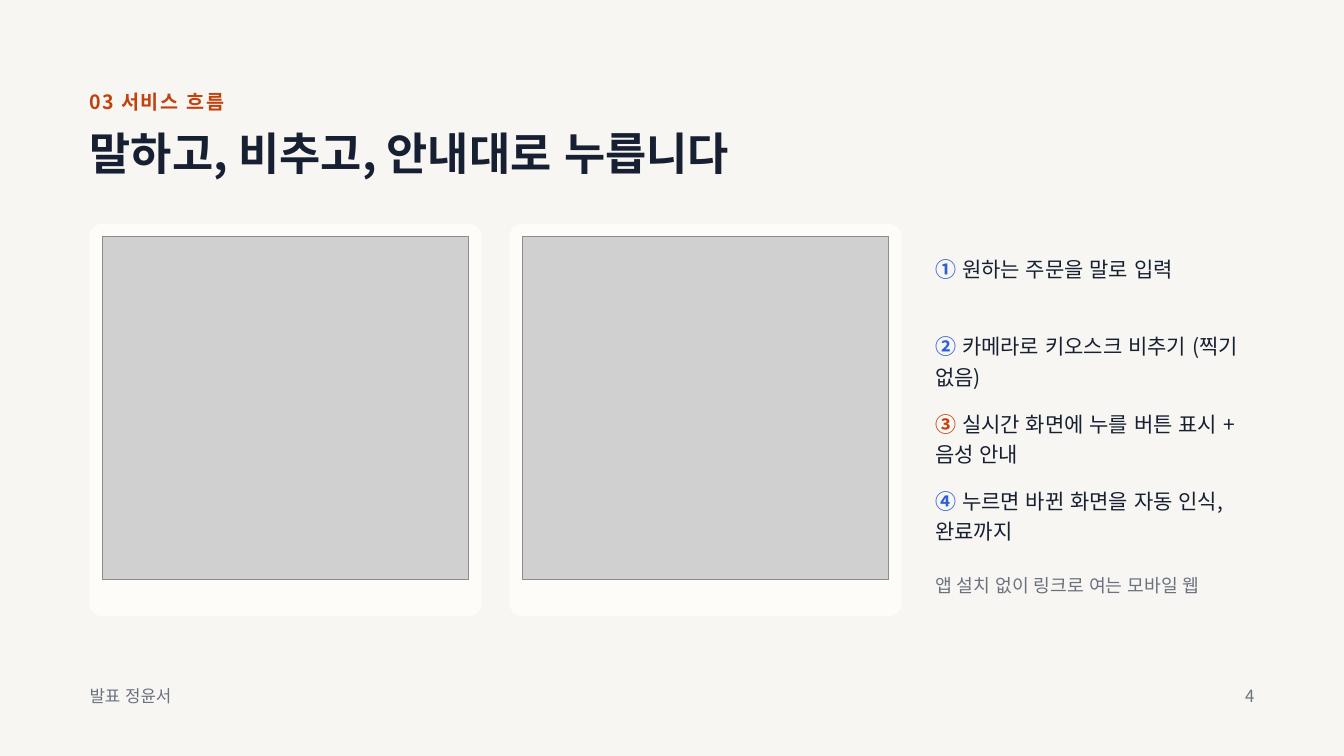
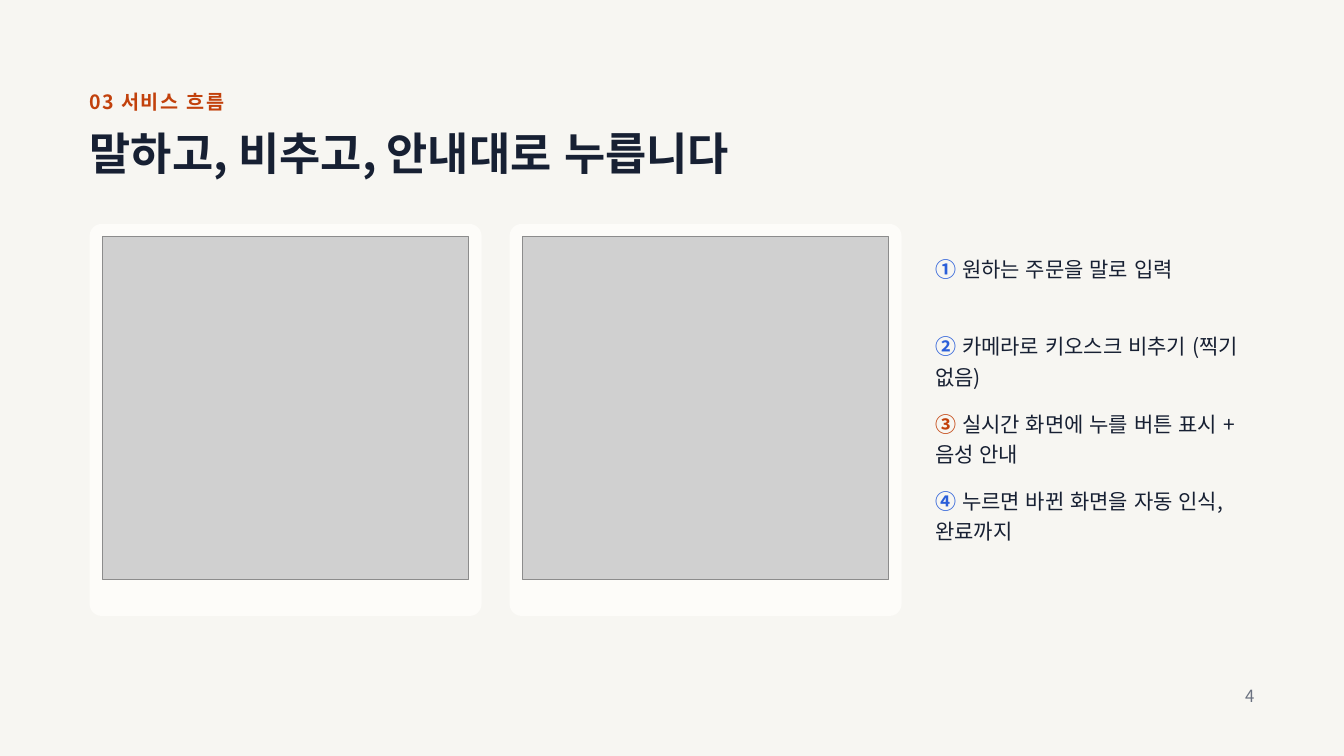
Before and after one commit to TeamProjectAIServiceDevelop/team-project, a slide deck: slide 4 of 자료/발표자료-KIOSSON.pptx. Drawn at 1344x756 pixels with LibreOffice and Linux fonts; fonts in the diff are those of the drawing; grey boxes stand for pictures. Boxes give left, top, right and bottom in pixels: in the first picture for what was removed or moved away, otherwise in the second. Text is boxed around its words. In the diff, an @@ line names an element or a change of style, - is before the commit and + after.

Commit message:
발표자료 수정

```diff
--- a/자료/발표자료-KIOSSON.pptx
+++ b/자료/발표자료-KIOSSON.pptx
@@ text removed at bbox=[935, 577, 1200, 594] @@
-앱 설치 없이 링크로 여는 모바일 웹
@@ text removed at bbox=[90, 688, 171, 704] @@
-발표 정윤서
```
Also in this commit, not shown: 7 other slides changed.
